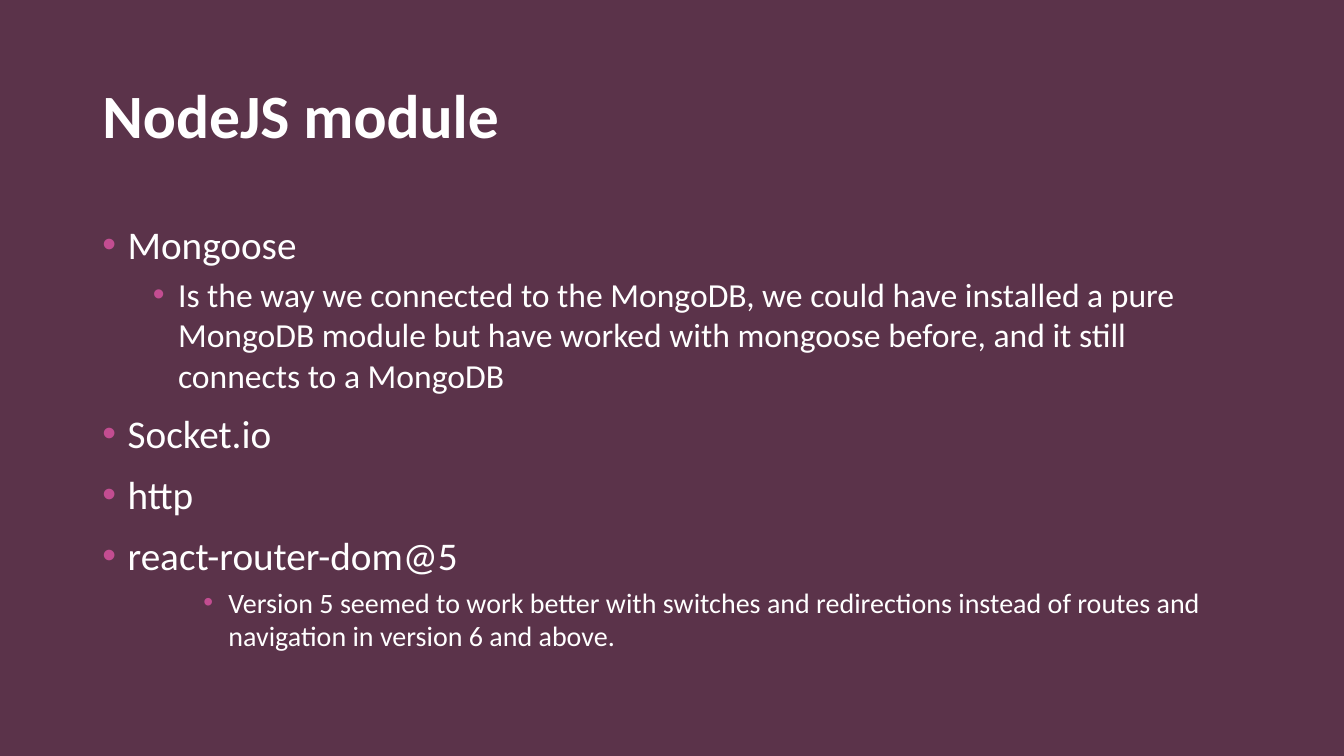
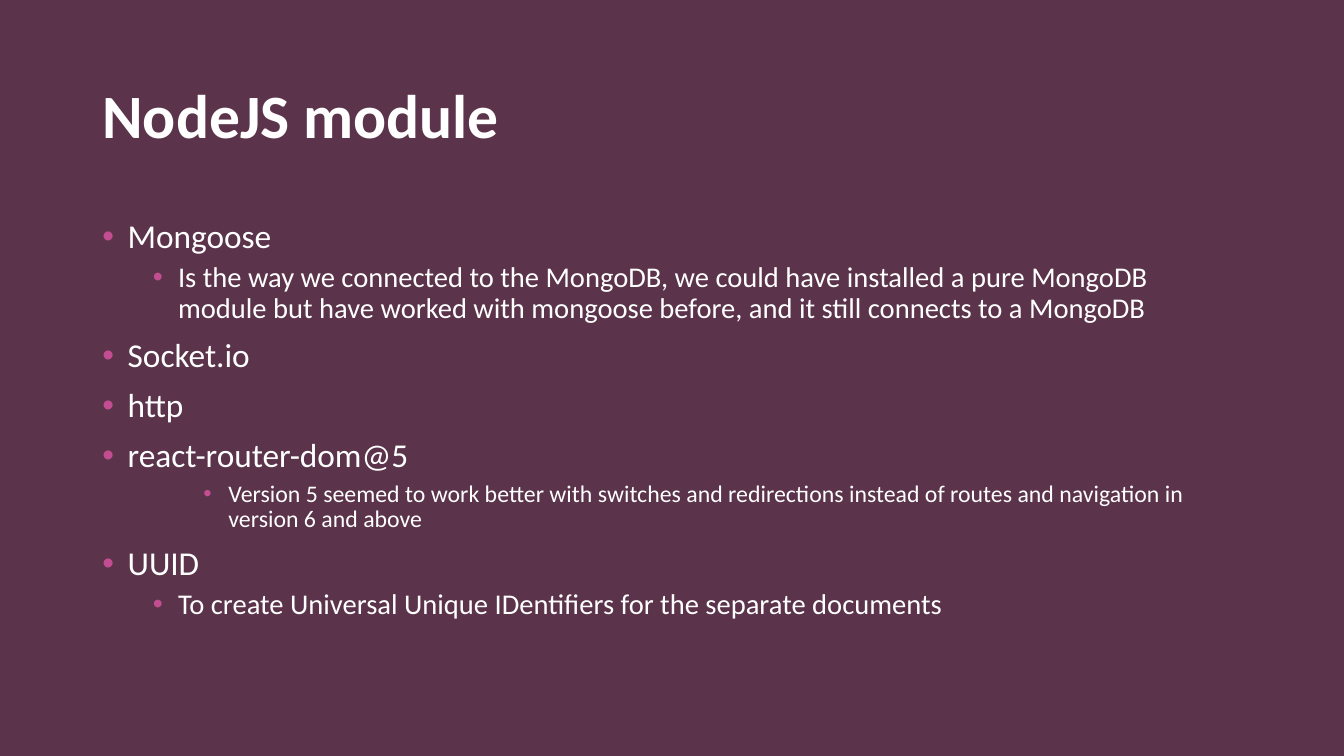
Before and after one commit to Wuggie88/webHenrik, a slide deck: slide 3 of Realtime web applications.pptx. Drawn at 1344x756 pixels with LibreOffice and Linux fonts; fonts in the diff are those of the drawing; background and template pictures are left out. Boxes give left, top, right and bottom in pixels: in the first picture for what was removed or moved away, otherwise in the second. Text is boxed around its words. In the diff, an @@ line names an element or a change of style, - is before the commit and + after.

Commit message:
update

```diff
--- a/Realtime web applications.pptx
+++ b/Realtime web applications.pptx
@@ text at [128, 226, 1147, 471]: size 28 to 23.8 pt in "Mongoose", "Socket.io", "http", "react-router-dom@5"; size 24 to 20.4 pt in "Is the way we connected to the ..."; line spacing 1 to 0.9 @@
@@ text at [128, 485, 1183, 619]: text changed; size 20 to 17 pt @@
-    • Version 5 seemed to work better with switches and redirections instead of routes and navigation in version 6 and above.
+    • Version 5 seemed to work better with switches and redirections instead of routes and navigation in version 6 and above
+• UUID
+  • To create Universal Unique IDentifiers for the separate documents
```
Also in this commit, not shown: 2 slides added, 2 slides removed.
